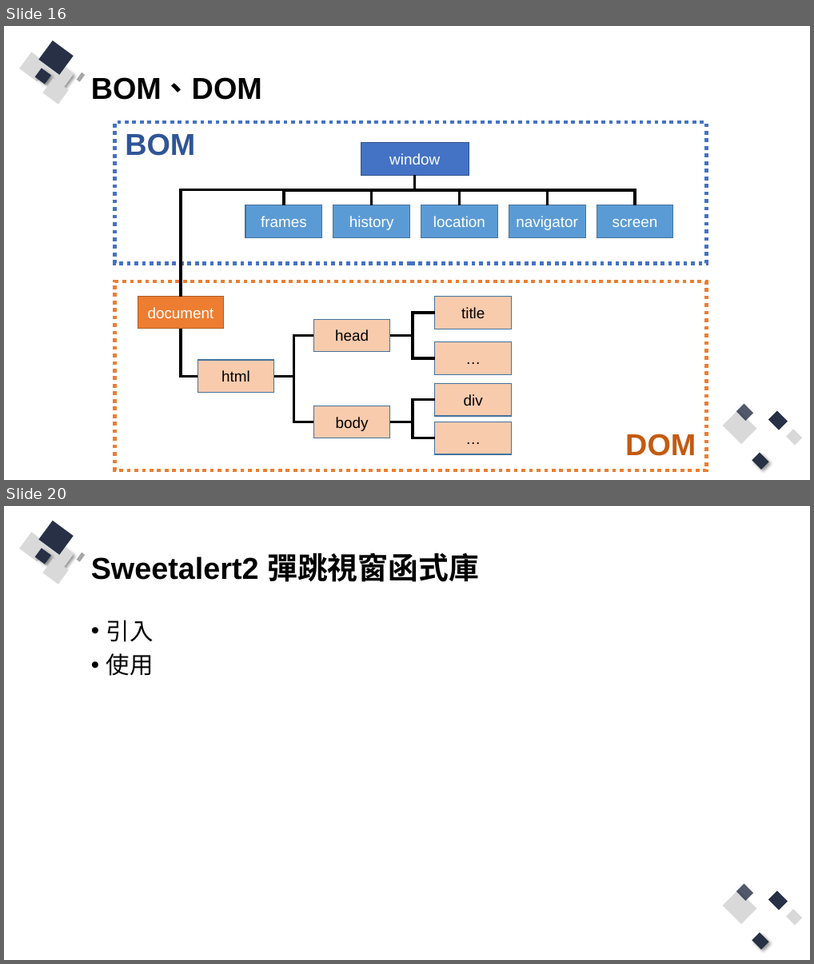
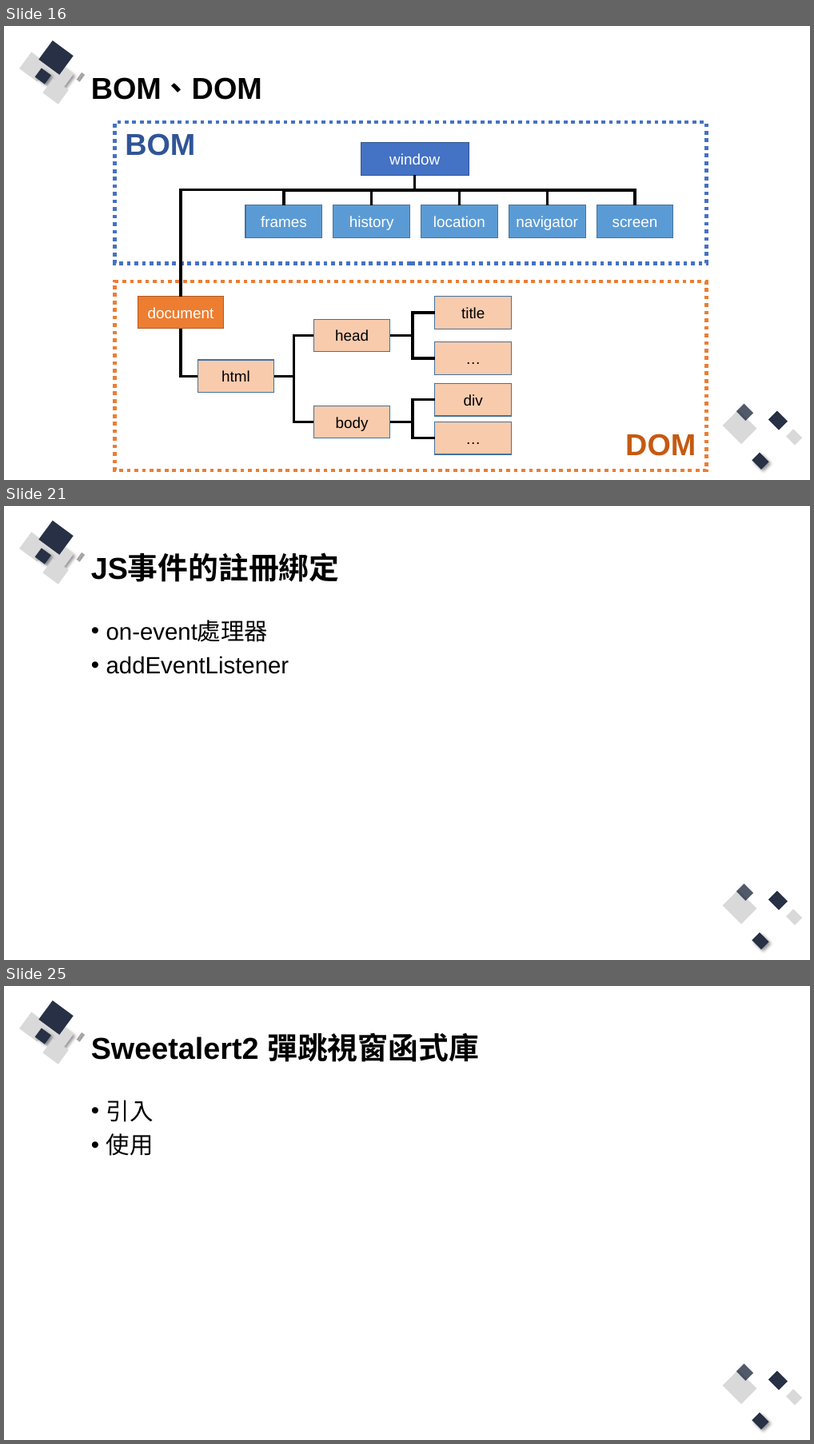
Before and after one commit to Q81JIAXIONG/-, a slide deck: 投影片/6.實作-帳號註冊、登入網頁前端防呆與提示.pptx. Shown one above the other, each under a label of ours: slides 16 and 20 before the commit, slides 16, 21 and 25 after it; the slides between them are not shown. The pictures are 814x964 and 814x1444 pixels, drawn with LibreOffice and Linux fonts; fonts in the diff are those of the drawing. Boxes give left, top, right and bottom in pixels: in the first picture for what was removed or moved away, otherwise in the second. Text is boxed around its words. In the diff, an @@ line names an element or a change of style, - is before the commit and + after.

```diff
--- a/投影片/6.實作-帳號註冊、登入網頁前端防呆與提示.pptx
+++ b/投影片/6.實作-帳號註冊、登入網頁前端防呆與提示.pptx
@@ slide 21 added at (4, 506, 810, 960), background #FFFFFF; not listed: 13 template elements that a slide beside it also shows @@
@@ title added at (91, 555, 340, 582), 36 pt, text #000000, bold @@
+JS事件的註冊綁定
@@ text added at (106, 620, 290, 674), 28 pt, text #000000 @@
+• on-event處理器
+• addEventListener
@@ what was slide 20 is now slide 25 @@
```
Also in this commit, not shown: 7 slides changed, 6 other slides added, 2 slides removed, 15 other files.
